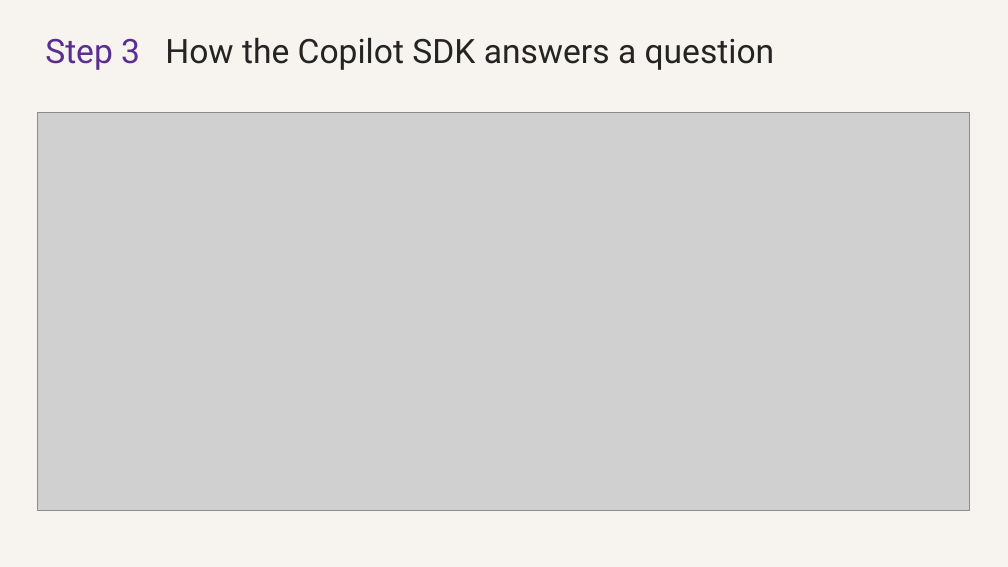
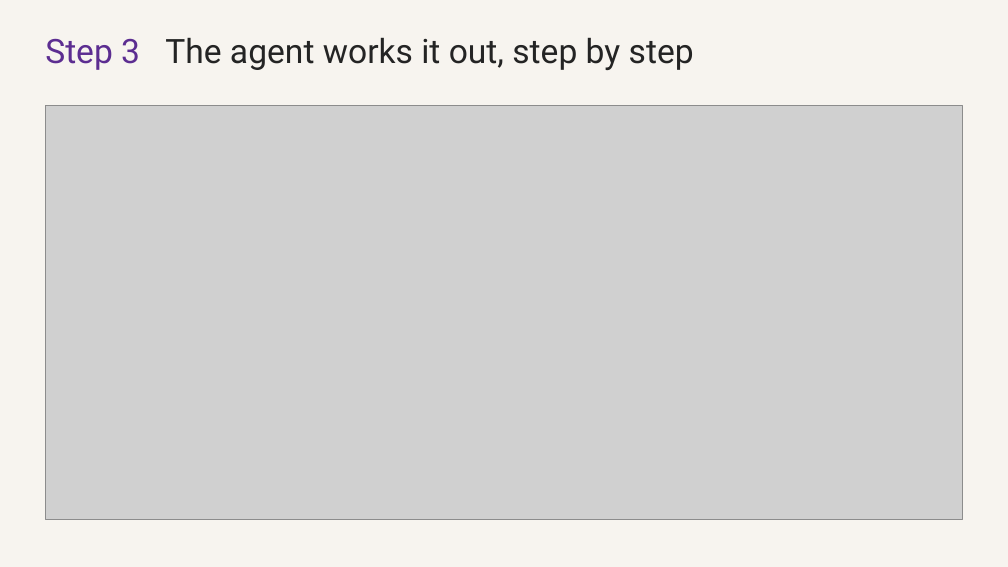
Before and after one commit to roryp/spring-ai-webstore, a slide deck: slide 9 of docs/trail-store-workshop.pptx. Drawn at 1008x567 pixels with LibreOffice and Linux fonts; fonts in the diff are those of the drawing; grey boxes stand for pictures. Boxes give left, top, right and bottom in pixels: in the first picture for what was removed or moved away, otherwise in the second. Text is boxed around its words. In the diff, an @@ line names an element or a change of style, - is before the commit and + after.

```diff
--- a/docs/trail-store-workshop.pptx
+++ b/docs/trail-store-workshop.pptx
@@ text at box(45, 37, 694, 70): text changed @@
-Step 3 How the Copilot SDK answers a question
+Step 3 The agent works it out, step by step
@@ picture: place and size @@
-picture at box(38, 113, 970, 510)
+picture at box(45, 106, 963, 520)
```
Also in this commit, not shown: 1 other slide changed, 14 other files.
